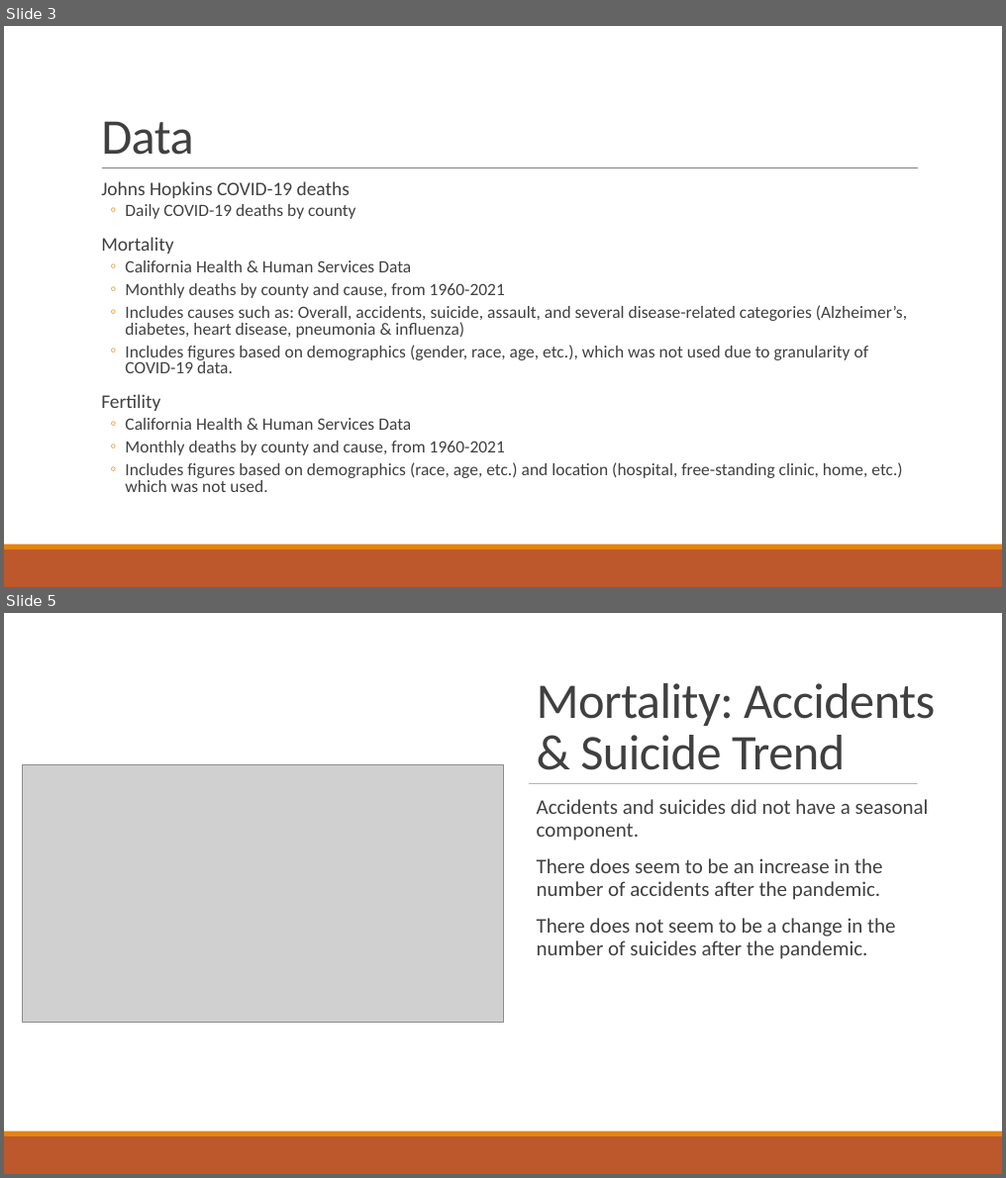
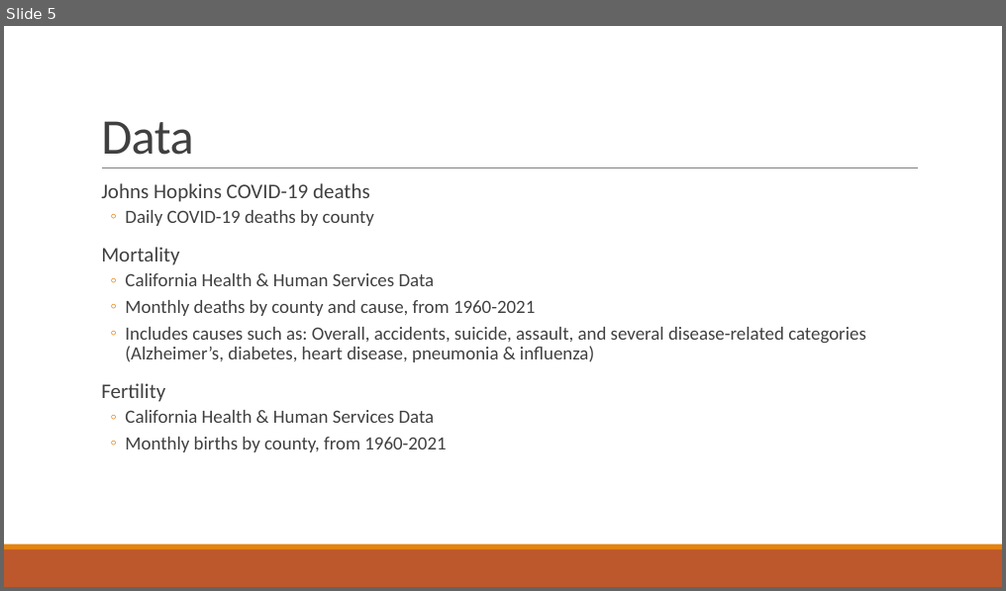
Before and after one commit to anushnap/data512-project, a slide deck: submissions/oc_county_mortality_fertility.pptx. Shown one above the other, each under a label of ours: slides 3 and 5 before the commit, slide 5 after it; the slides between them are not shown. The pictures are 1006x1178 and 1006x591 pixels, drawn with LibreOffice and Linux fonts; fonts in the diff are those of the drawing; grey boxes stand for pictures. Boxes give left, top, right and bottom in pixels: in the first picture for what was removed or moved away, otherwise in the second. Text is boxed around its words. In the diff, an @@ line names an element or a change of style, - is before the commit and + after.

```diff
--- a/submissions/oc_county_mortality_fertility.pptx
+++ b/submissions/oc_county_mortality_fertility.pptx
@@ slide 5 removed at [4, 613, 1002, 1174], background #FFFFFF @@
@@ rectangle removed at [4, 613, 1002, 1132] @@
@@ title removed at [537, 683, 935, 770] @@
-Mortality: Accidents & Suicide Trend
@@ picture removed at [22, 765, 503, 1023] @@
@@ line removed from (529, 783) to (918, 783) @@
@@ text removed at [537, 799, 929, 959] @@
-  Accidents and suicides did not have a seasonal component.
-  There does seem to be an increase in the number of accidents after the pandemic.
-  There does not seem to be a change in the number of suicides after the pandemic.
@@ rectangle removed at [4, 1132, 1002, 1137] @@
@@ rectangle removed at [4, 1137, 1002, 1174] @@
@@ what was slide 3 is now slide 5 @@
@@ slide 5 changed as well @@
@@ text at [101, 183, 866, 423]: size 18.5 to 20 pt in "Johns Hopkins COVID-19 deaths", "Mortality", "Fertility"; size 16.6 to 18 pt in "Daily COVID-19 deaths by county", "California Health & Human Services Data", "Monthly deaths by county and cause, from ...", "Includes causes such as: Overall, accidents, suicide, ..." and 1 more places; line spacing 0.8 to 0.9 @@
@@ text at [125, 345, 869, 373]: paragraph removed @@
-  ◦ Includes figures based on demographics (gender, race, age, etc.), which was not used due to granularity of COVID-19 data.
@@ text at [125, 437, 446, 453]: text changed; size 16.6 to 18 pt @@
-  ◦ Monthly deaths by county and cause, from 1960-2021
-  ◦ Includes figures based on demographics (race, age, etc.) and location (hospital, free-standing clinic, home, etc.) which was not used.
+  ◦ Monthly births by county, from 1960-2021
```
Also in this commit, not shown: 2 other slides changed, 9 slides added, 7 other slides removed.
